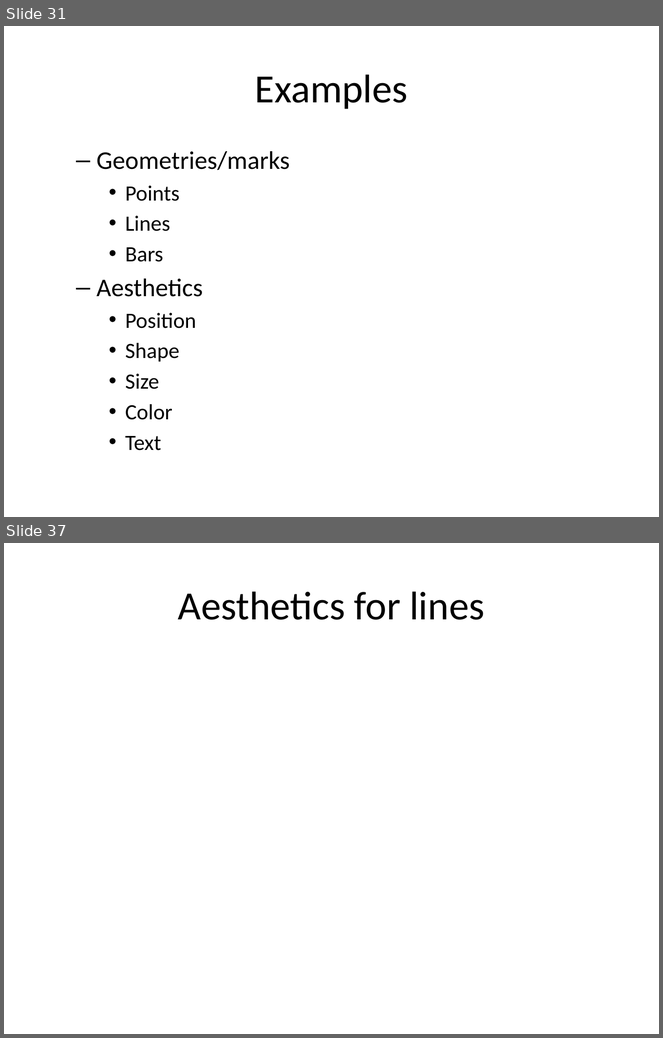
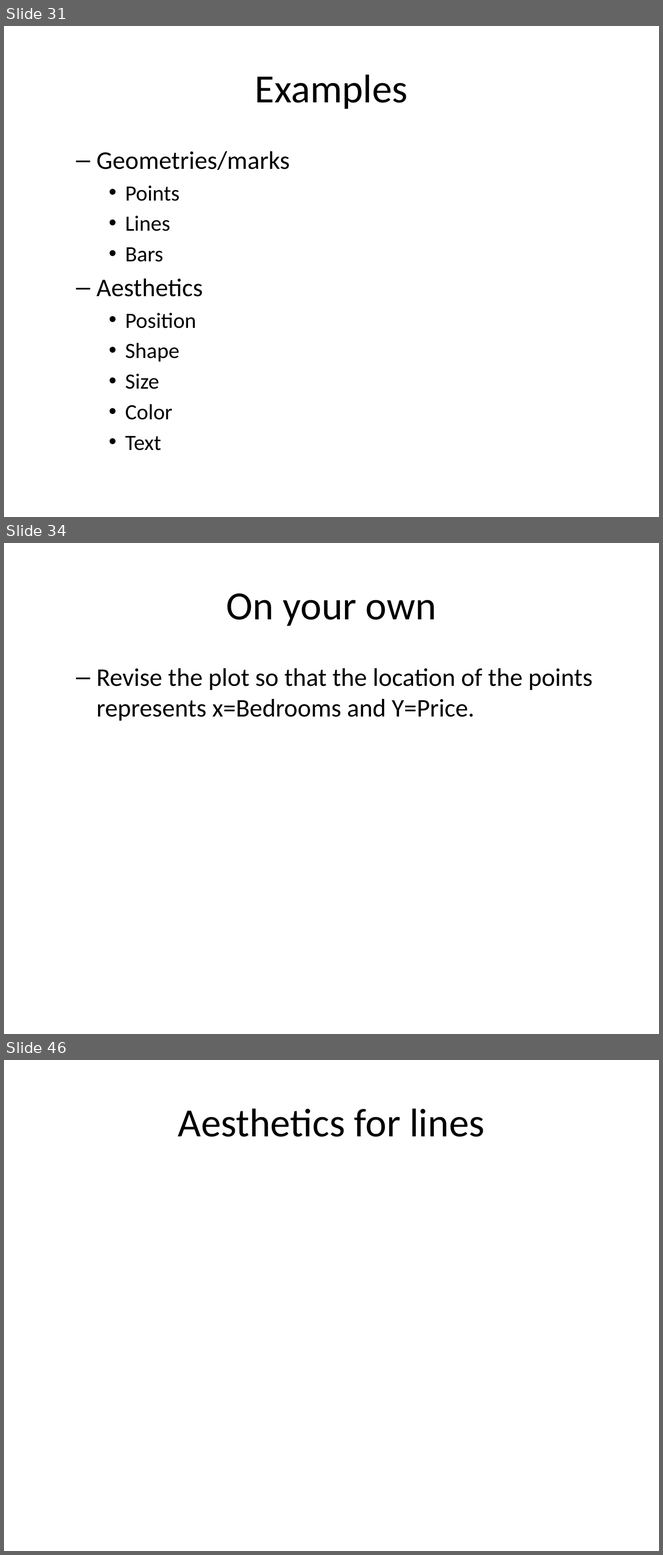
Before and after one commit to pmean/data-visualization, a slide deck: src/data-visualization.pptx. Shown one above the other, each under a label of ours: slides 31 and 37 before the commit, slides 31, 34 and 46 after it; the slides between them are not shown. The pictures are 663x1038 and 663x1555 pixels, drawn with LibreOffice and Linux fonts; fonts in the diff are those of the drawing. Boxes give left, top, right and bottom in pixels: in the first picture for what was removed or moved away, otherwise in the second. Text is boxed around its words. In the diff, an @@ line names an element or a change of style, - is before the commit and + after.

Commit message:
Re-organized into points, bars, lines, exotica, maps

```diff
--- a/src/data-visualization.pptx
+++ b/src/data-visualization.pptx
@@ slide 34 added at (4, 543, 659, 1034), background #FFFFFF @@
@@ title added at (227, 593, 437, 626), 44 pt, text #000000 @@
+On your own
@@ text added at (97, 668, 593, 721), 28 pt, text #000000 @@
+  – Revise the plot so that the location of the points represents x=Bedrooms and Y=Price.
@@ what was slide 37 is now slide 46 @@
```
Also in this commit, not shown: 1 slide changed, 8 other slides added, 16 other files.
